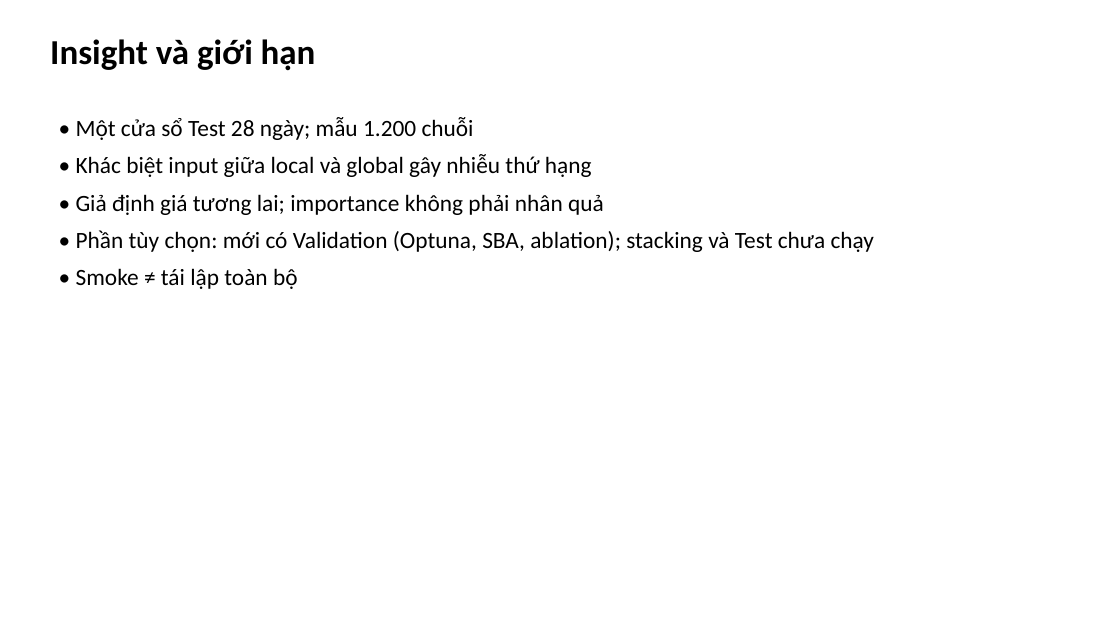
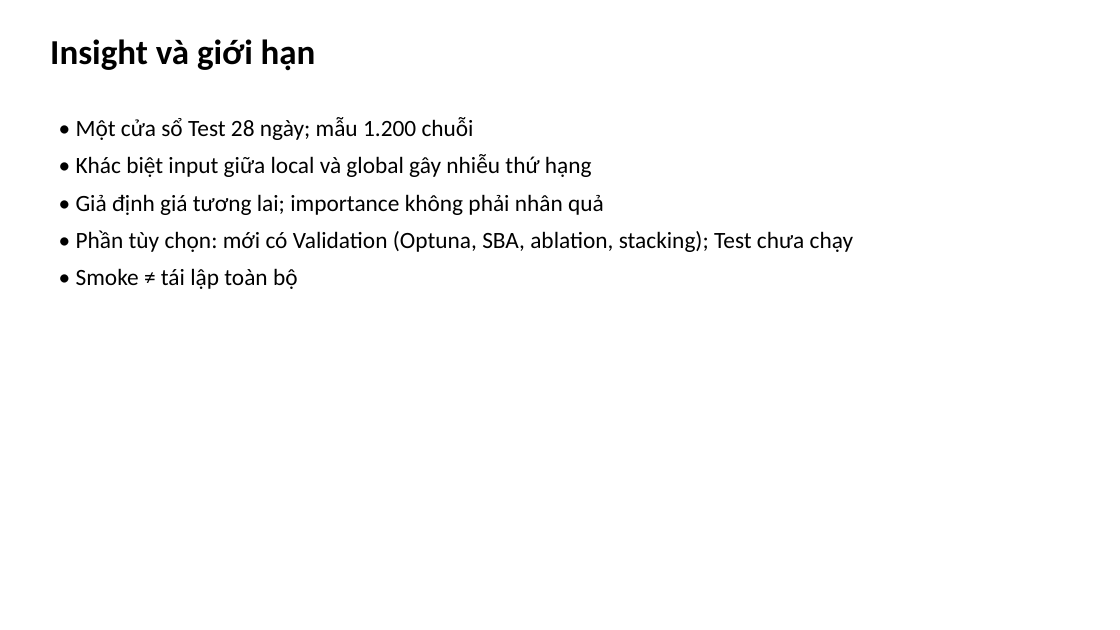
Before and after one commit to haiphamt/IS403.R11-M5-Competition, a slide deck: slide 14 of report/slides/m5_nhom6.pptx. Drawn at 1120x630 pixels with LibreOffice and Linux fonts; fonts in the diff are those of the drawing. Boxes give left, top, right and bottom in pixels: in the first picture for what was removed or moved away, otherwise in the second. Text is boxed around its words. In the diff, an @@ line names an element or a change of style, - is before the commit and + after.

Commit message:
docs(W09,P05): cập nhật kết quả stacking Validation trong báo cáo, README, qa, freeze.yaml, bảng việc nhóm và slide; build_report chịu được run không có cpu_count

```diff
--- a/report/slides/m5_nhom6.pptx
+++ b/report/slides/m5_nhom6.pptx
@@ text at box(76, 230, 853, 252): text changed @@
-• Phần tùy chọn: mới có Validation (Optuna, SBA, ablation); stacking và Test chưa chạy
+• Phần tùy chọn: mới có Validation (Optuna, SBA, ablation, stacking); Test chưa chạy
```
Also in this commit, not shown: 7 other files.
